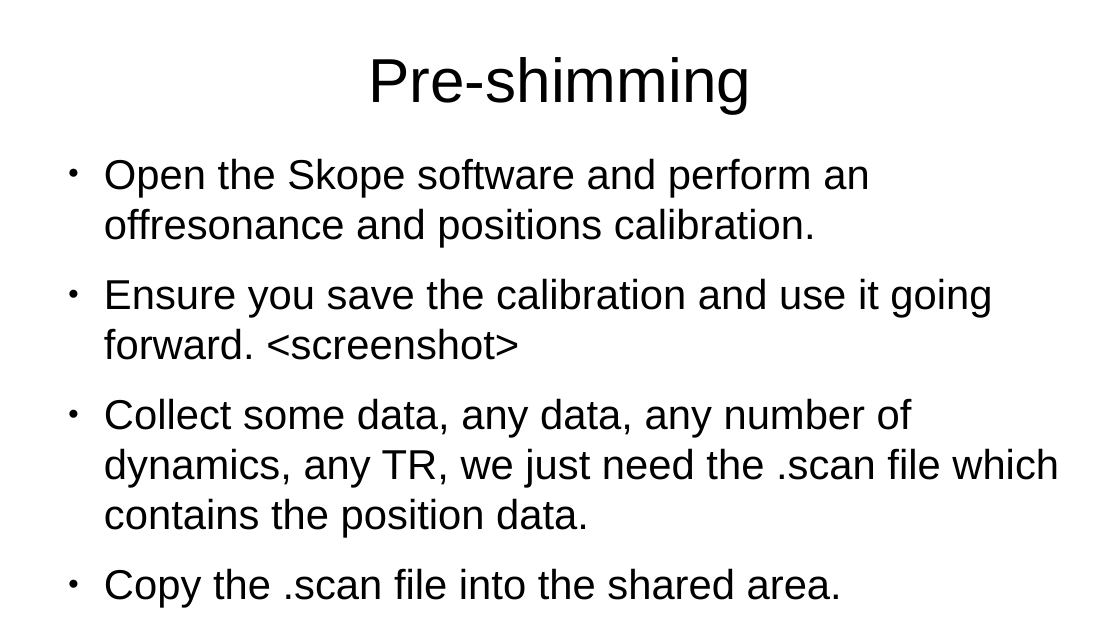
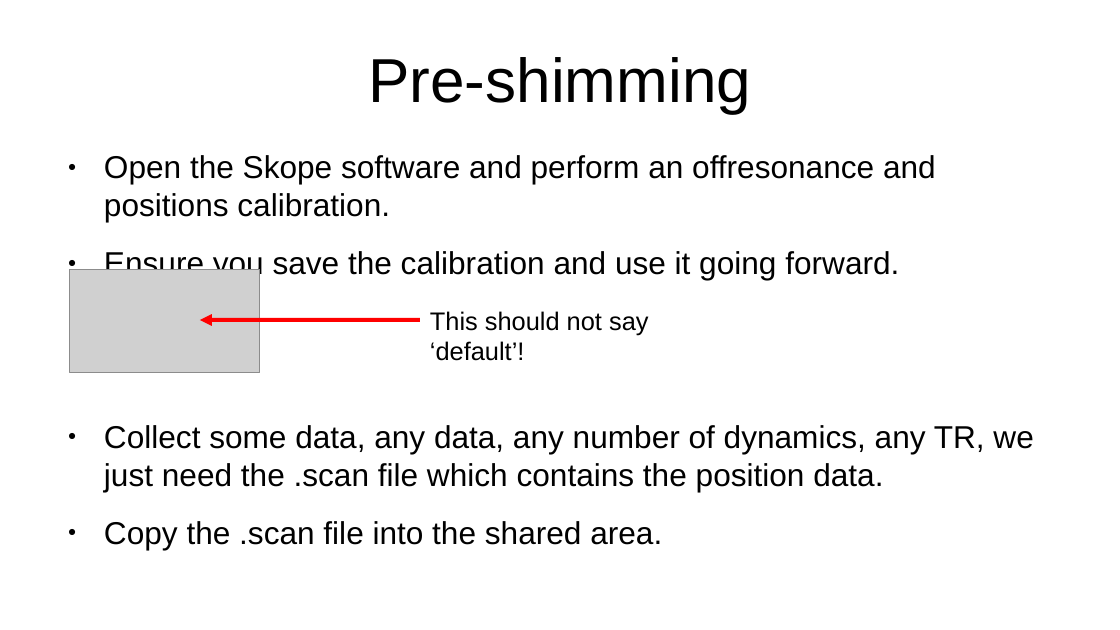
Before and after one commit to seventeenmagpie/skope-mrshim, a slide deck: slide 15 of shimmer/docs/user_guide_with_images.odp (slide 13 before the commit). Drawn at 1120x630 pixels with LibreOffice and Linux fonts; fonts in the diff are those of the drawing; grey boxes stand for pictures. Boxes give left, top, right and bottom in pixels: in the first picture for what was removed or moved away, otherwise in the second. Text is boxed around its words. In the diff, an @@ line names an element or a change of style, - is before the commit and + after.

Commit message:
Updated documentation with fresh screenshots.

```diff
--- a/shimmer/docs/user_guide_with_images.odp
+++ b/shimmer/docs/user_guide_with_images.odp
@@ text at (104, 155, 1033, 550): size 29.6 to 22.4 pt in "Open the Skope software and perform an ...", "Collect some data, any data, any number ...", "Copy the .scan file into the shared ..." @@
@@ picture added at (70, 269, 260, 373) @@
@@ text at (104, 249, 899, 280): text changed; size 29.6 to 22.4 pt @@
-● Ensure you save the calibration and use it going forward. <screenshot>
+● Ensure you save the calibration and use it going forward.
@@ arrow added from (420, 320) to (200, 320), #FF0000 2.83 pt @@
@@ text added at (430, 311, 649, 361), 18 pt, text #000000 @@
+This should not say ‘default’!
```
Also in this commit, not shown: 24 other slides changed, 3 slides added, 1 other file.
